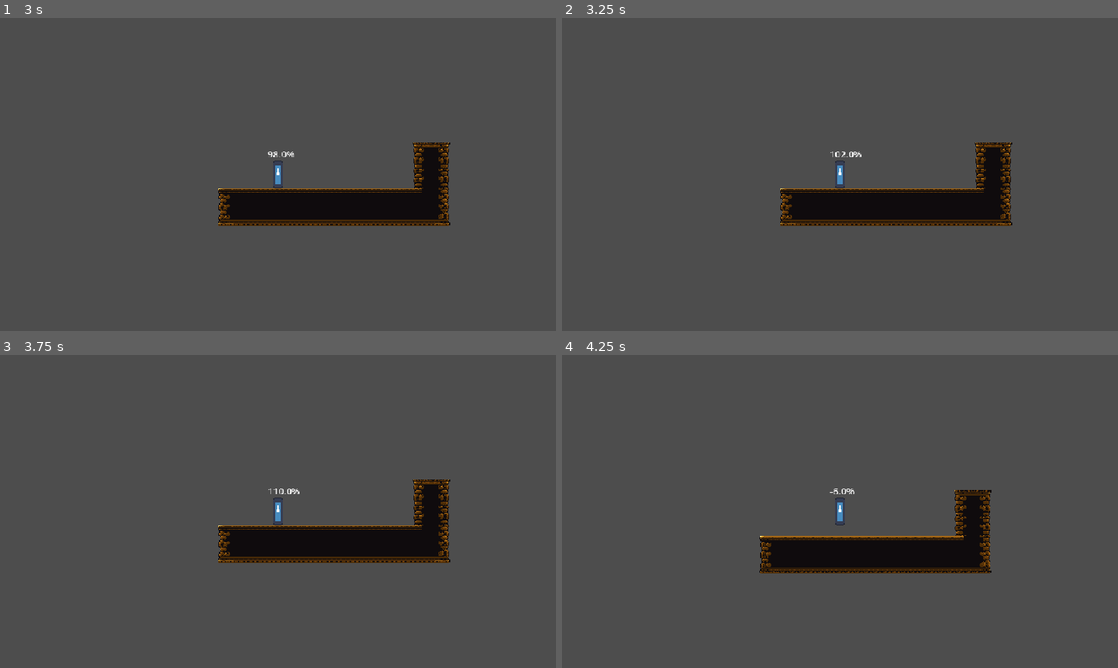
Above: before the commit, frames 1-4 (two rows, left to right).
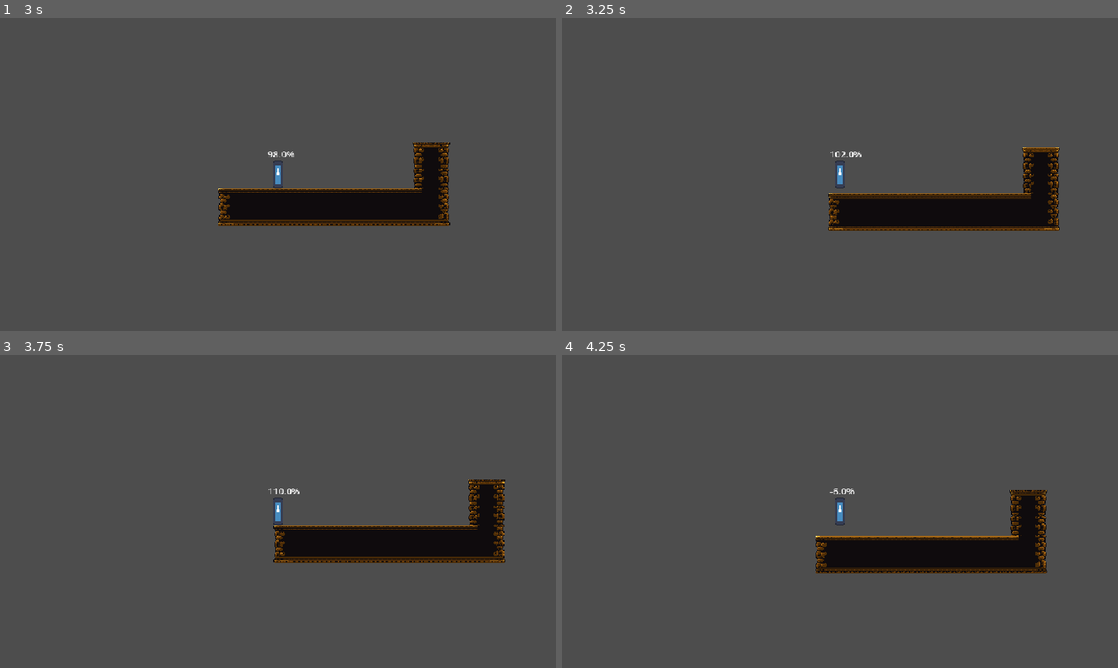
Above: after the commit, the same moments.

Repository: ygda-org/towerglass
Game: Godot game, scene res://ui/level_select.tscn
Two runs of this game, one before a commit and one after it. Both use one fixed random seed, a clock stepped at 60 frames per second and the inputs below. The engine's default icon, where the game draws it, is replaced by a stand-in: a white triangle on a blue panel in a dark square. Sound files missing from this copy of the repository are replaced by a short silence.
Inputs:
- Up to frame 1 (3 s): click "1" at 0.5 s; hold D (right) 1.28-2.78 s; tap Space (jump) at 1.52, 2.27 s; hold A (left) from 2.78 s (still down)
- Up to frame 2 (3.25 s): keep holding A (left)
- Up to frame 3 (3.75 s): release A (left) at 3.53 s; hold D (right) from 3.53 s (still down)
- Up to frame 4 (4.25 s): keep holding D (right); tap Space (jump) at 3.77 s

Frame 1 is identical in both runs. In frame 2, 5.9% of the frame differs, in the area x 39-90%, y 39-68%; in frame 3, 4.5%; in frame 4, 4.6%.

Commit message:
made checkpoint + player death position reset
checkpoints should actually work properly now

Diff:
--- a/globals/game_state.gd
+++ b/globals/game_state.gd
@@ -1,5 +1,5 @@
 extends Node
 
 var player
-
+var last_location
 signal player_jumped
--- a/levels/level_objects/checkpoint.gd
+++ b/levels/level_objects/checkpoint.gd
@@ -1,17 +1,16 @@
 extends Node
 
 var activated: bool
-var last_location
 
 # Called when the node enters the scene tree for the first time.
 func _ready() -> void:
 	activated = false
-	last_location = GameState.player.global_position
+	GameState.last_location = GameState.player.global_position
 
 func activate_checkpoint():
 	activated = true
 	$AnimationPlayer.play("activation")
-	last_location = $RespawnPoint.global_position
+	GameState.last_location = $RespawnPoint.global_position
 
 # Called every frame. 'delta' is the elapsed time since the previous frame.
 func _process(_delta: float) -> void:
--- a/player/player.gd
+++ b/player/player.gd
@@ -22,6 +22,7 @@
 
 func _ready() -> void:
 	GameState.player = self
+	GameState.last_location = global_position
 
 func _physics_process(delta: float):
 	$Placeholder.text = str(round(sand_in_bottom / total_sand * 100)) + "%"
@@ -62,3 +63,4 @@
 	if not died:
 		died = true
 		print('i am become dead')
+		position = GameState.last_location
